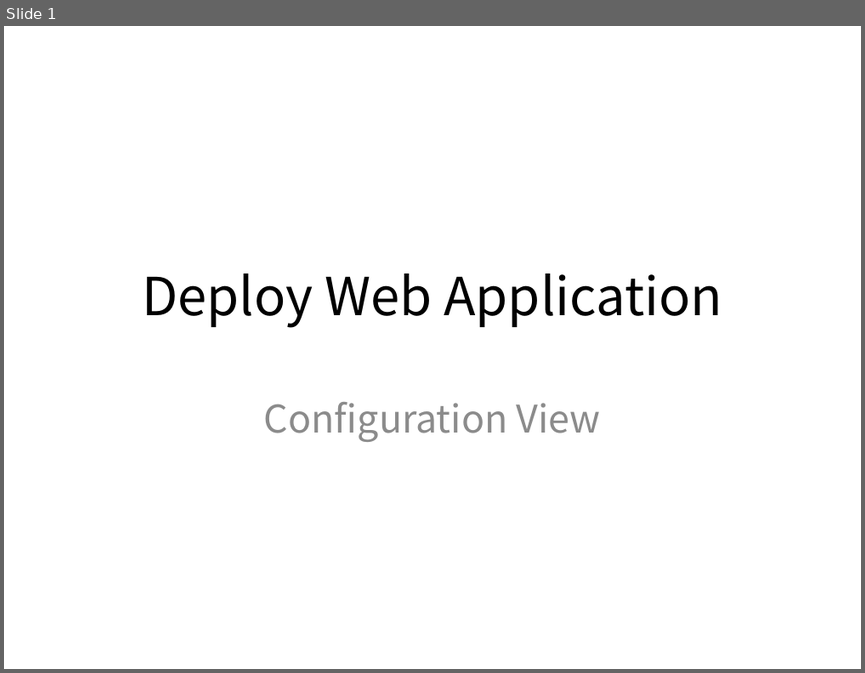
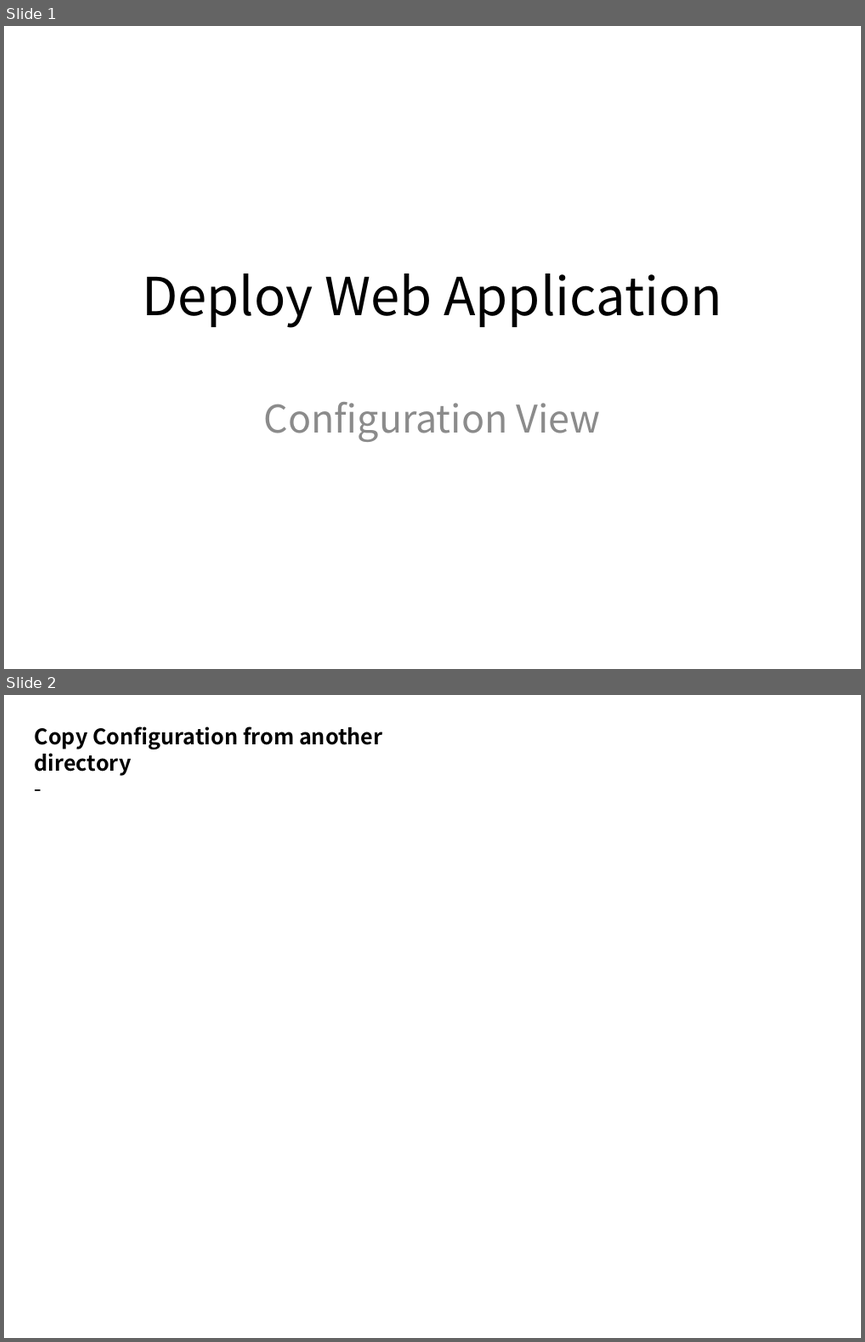
Before and after one commit to kwbaek/codelabor, a slide deck: documentation/draft/ci-environment/deploy-configuration-strategy.pptx. Shown one above the other, each under a label of ours: slide 1 before the commit, slides 1 and 2 after it. The pictures are 865x673 and 865x1342 pixels, drawn with LibreOffice and Linux fonts; fonts in the diff are those of the drawing. Boxes give left, top, right and bottom in pixels: in the first picture for what was removed or moved away, otherwise in the second. Text is boxed around its words. In the diff, an @@ line names an element or a change of style, - is before the commit and + after.

```diff
--- a/documentation/draft/ci-environment/deploy-configuration-strategy.pptx
+++ b/documentation/draft/ci-environment/deploy-configuration-strategy.pptx
@@ slide 2 added at (4,695,861,1338), background #FFFFFF @@
@@ text added at (35,726,382,776), 18 pt, text #000000, bold @@
+Copy Configuration from another directory
+-
```
Also in this commit, not shown: 3 other slides added.
